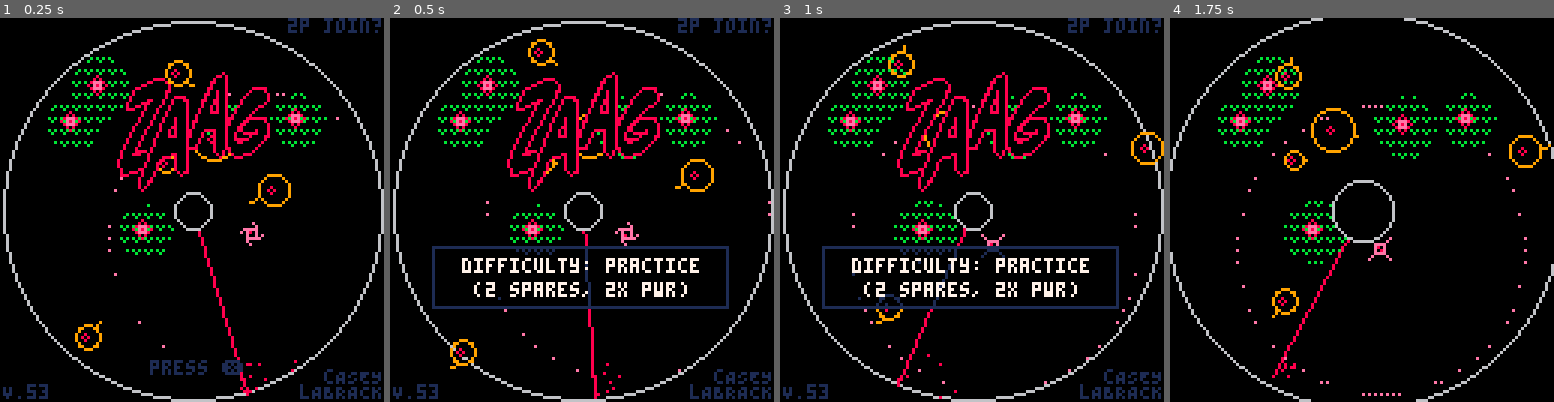
Above: before the commit, frames 1-4 (left to right).
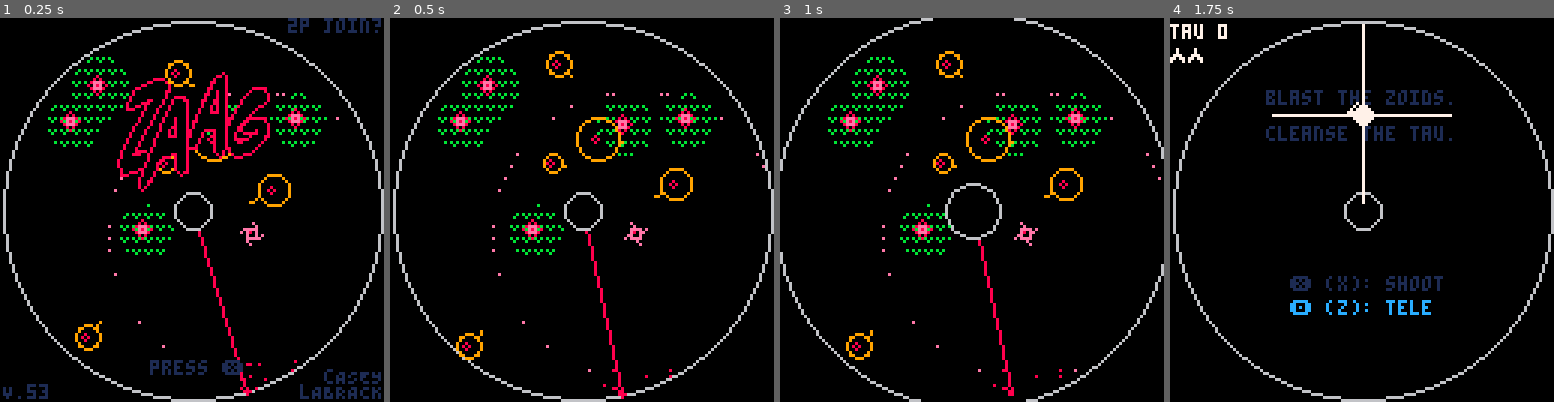
Above: after the commit, the same moments.

Repository: caseylabrack/laser
Game: PICO-8 cartridge zaag.p8
Same seed, same stepped clock (60 frames per second), same inputs: the game is played once before the commit and once after it.
Inputs:
- Up to frame 1 (0.25 s): no input
- Up to frame 2 (0.5 s): tap X (X key) at 0.33 s
- Up to frame 3 (1 s): tap O (Z key) at 0.7 s
- Up to frame 4 (1.75 s): tap X (X key) at 1.07 s; hold Right from 1.6 s (still down); tap O (Z key) at 1.7 s

Frame 1 is identical in both runs. In frame 2, 9.4% of the frame differs, in the area x 0-100%, y 0-100%; in frame 3, 14%; in frame 4, 12%.

Commit message:
starting single hardcoded difficulty

Diff:
--- a/zaag.p8
+++ b/zaag.p8
@@ -6,8 +6,6 @@
 
 --todo:
 -- boss hit palette bug?
--- weapon/tele ready ship palette
--- try eliminating difficulty
 -- intro
 
 --😐:
@@ -30,28 +28,12 @@
 
 version=53
 _g=_ENV
-dmg={
-	{roid=2,flower=2,bomb=2,boss=4},--easy
-	{roid=1.5,flower=1.5,bomb=3,boss=3},--normal
-	{roid=1,flower=1,bomb=4,boss=2},--hard
-}
 laserspeeds={.0025,.002,.0015}
 --players, lasers, safe zones, animations (coroutines), animations in draw phase, flowers, roids, bullets, homing bombs
 ps,lz,zs,as,a2,fs,rs,bs,hs={},{},{},{},{},{},{},{},{}
 inner,outer_r={x=64,y=64,r=6,enabled=true},63
-lvl,mulligans=1,1
+mulligans=2
 extralives=mulligans
-mulldiff={2,1,0} --how many mulligans for each difficulty
-mulmsg={ --titlescreen mulligan description
-"(2 spares, 2x pwr)",
-"(1 spare, 1.5x pwr)",
-"(0 spares, 1x pwr)",
-}
-diffmsg={--titlescreen difficulty description
-"difficulty: practice",
-"difficulty: challenge",
-"difficulty: prestige",
-}
 tick,state=0,"title"
 cp=dp--current pallete
 sleep,shake=0,0
@@ -218,7 +200,6 @@
 
 charge+=1
 gun+=1
---gun=min(gun+1,gunfull)
 boss:update()
 
 -- play rocket noise (only once) if either is rocketing
@@ -441,9 +422,7 @@
 				for l in all(f) do --leaves
 					if touching(b,l) then
 						b:splash()
-	--					sfx(24)
---						sfx(21)
-						l.r-=dmg[difficulty].flower
+						l.r-=1.5
 						l.growcount=0
 						l.hit=tick
 						if l.r<3 then
@@ -464,7 +443,7 @@
 					b:splash()
 --					sfx(21)
 					local oldr=v.r
-					v.r-=dmg[difficulty].roid
+					v.r-=1.5
 					v.hit=tick
 --					shake+=5
 					if v.r<3 then
@@ -493,12 +472,12 @@
 				if touching(h,b) then
 					sfx(42)
 					b:splash()
-					h.dx+=b.dx/dmg[difficulty].bomb	h.dy+=b.dy/dmg[difficulty].bomb
+					h.dx+=b.dx/2	h.dy+=b.dy/2
 					goto donebullet
 				end
 			end
 			if boss.enabled and touching(boss,b) then
-				boss.hp-=dmg[difficulty].boss
+				boss.hp-=2
 				boss.lasthit=tick
 				b:splash()
 				sfx(42)
@@ -663,7 +642,8 @@
 --emitter
 if state~="dead" and inner.enabled then
 	circfill(64,64,inner.r,0)
-	circ(64,64,inner.r,6)
+--	circ(64,64,inner.r,6)
+	circle(64,64,inner.r,6)
 end
 
 --boss
@@ -776,35 +756,15 @@
 end
 
 -->8
---levels
---lvls={flowers=1}
---lvls={
-----	[0]={flowers=1},
---	[0]={roids=1,lasers=1},
---	{roids=4,lasers=1},--1
---	{roids=6,lasers=1,safezone=true},--2
---	{roids=4,lasers=1,flowers=2},--3
---	{roids=5,lasers=1,flowers=3},--4
---	{roids=6,lasers=1,flowers=4,safezone=true},--5
---	{roids=4,bomb=true},--6
---	{roids=4,flowers=3,bomb=true},--7
---	{roids=3,flowers=2,bomb=true,lasers=1,safezone=true},--8
---	{roids=6,lasers=2},--9
---	{roids=8,lasers=2,safezone=true},--10
---	{roids=6,lasers=2,flowers=2,safezone=true},--11
---	{boss=1,lasers=3,safezone=true} --12
---}
+--transitions
 
 function wipe_anim()
 	yield()
 	sfx(32)
---	outer.enabled=false
 	local start=tick
 	while tick-start<60 do
 		if tick-start==30 then ps[1].enabled=false end
 		local pct=easeinexpo((tick-start)/60)
---		local pct=(tick-start)/30
---		pct=easeinexpo(pct)
 		local r=inner.r+(63-inner.r)*pct
 		circfill(64,64,r,0)
 		circ(64,64,r,6)
@@ -877,7 +837,6 @@
 	while c>0 do c-=1 yield() end
 	inner.enabled=true
 	--spawn each unit type in random order
---	for unit,num in pairs(lvls[lvl]) do
 	for unit,num in pairs(lvls) do
 
 		c=i --countdown spawn interval
@@ -988,7 +947,7 @@
 	if extralives<0 then
 		del(a2,gameoveranimation)
 		lvl=1
-		extralives=mulligans
+		extralives=2
 		state="title"
 		title=cocreate(title_setup)
 	else
@@ -1001,57 +960,11 @@
 function gameover()
 	local start=tick
 	local c=0
---	local tw=60--trackwidth
---	local tt=5 --ticks total
---	local ts=tw/4--tick spacing
---	local tb=64-tw/2 --ticks begin
 	local yt=54 --tracks y pos
---	local mascots={
---		[1]=function(x,y) --roid
---			circ(x,y,3,9)
---			spr(2,x-4,y-4)
---		end,
---		[2]=function(x,y) --flower
---			fillp(ˇ)
---			circfill(x,y,4,11)
---			fillp()
---			spr(20,x-4,y-4)
---		end,
---		[3]=function(x,y) --bomb
---			spr(21,x-4,y-4)
---		end,
---		[4]=function(x,y) --double
---			line(x-3,y-3,x+3,y+3,8)
---			circfill(x,y,1,0)
---			circ(x,y,1,6)
---		end,
---		[5]=function(x,y) --boss
---			circ(x,y,4,14)
---			circ(x,y,1,8)
---		end
---	}
 	local tip=rnd(tips)
 	while true do
 		c+=1
 		sspr(22,48,107,16,10,46)
-
---		local xl=tb
---		for i=1,5 do --draw 5 ticks
---			line(xl,yt,xl,yt+2,7)
---			if lvl < (i-1)*3 then
---				for j=0,15 do
---					pal(j,1)
---				end
---			end
---			mascots[i](xl,yt+8)
---			pal(cp)
---			xl+=ts
---		end
-
---		if c>60 then -- progress line
---			local pct=min(1,(c-60)/20)
---			line(tb,yt+1,tb+tw*pct*(lvl/#lvls),yt+1,8)
---		end
 
 		local ystart=yt+18
 		for i=1,#tip do
@@ -1062,7 +975,7 @@
 		end
 		yield()
 	end
-	extralives=mulligans
+--	extralives=mullig
 end
 
 function deathmsg_anim()
@@ -1658,34 +1571,15 @@
 		pal()
 
 		--difficulty choose
-		if haspressed then
-			if btnp(⬅️) or btnp(⬇️) then
-				difficulty=mid(1,difficulty-1,3)
-			end
-			if btnp(➡️) or btnp(⬆️) then
-				difficulty=mid(1,difficulty+1,3)
-			end
-
-			local xoff,yoff,w,h=14,76,98,20
-			for x=1,w do
-				for y=1,h do
-					if pget(x+xoff,y+yoff)~=0 then
-						pset(x+xoff,y+yoff,1)
-					end
-				end
-			end
-
-			rect(xoff,yoff,xoff+w,yoff+h,1)
-			cprint(diffmsg[difficulty],64,80,7)
-			cprint(mulmsg[difficulty],64,88,7)
-		else
-			cprint("press ❎",64,114,1)
-			if btnp()~=0 then
-				haspressed,c=true,0
-			end
-		end
-
-		if btnp()>255 then --bitfield where high bits are p2
+		cprint("press ❎",64,114,1)
+		if btnp()~=0 then
+--			haspressed,c=true,0
+			break
+		end
+
+		--p2 controller button press detect
+		--for p2 join
+		if btnp()>255 then
 			ps[2].playing=not ps[2].playing
 		end
 
@@ -1694,21 +1588,18 @@
 
 		color(1)
 		print("c"..smallcaps("asey"),108,117)
---		print(smallcaps("@").."c"..smallcaps("asey"),104,117)
 		print("l"..smallcaps("abrack"),100,122)
 
 		print(smallcaps("v").."."..version,1,122)
 		yield()
 	end
-	dset(2,difficulty)
 	sfx(37,-2)
 	seconds,minutes=0,0
 
 	-- play tau 0 if noob or on practice difficulty
-	if difficulty==1 or dget(3)==0 then lvl=0 else lvl=1 end
+	if dget(3)==0 then lvl=0 else lvl=1 end
 
 	makelvl()
-	mulligans=mulldiff[difficulty]
 	extralives=mulligans
 	state="wipe"
 	wipe=cocreate(wipe_anim)
